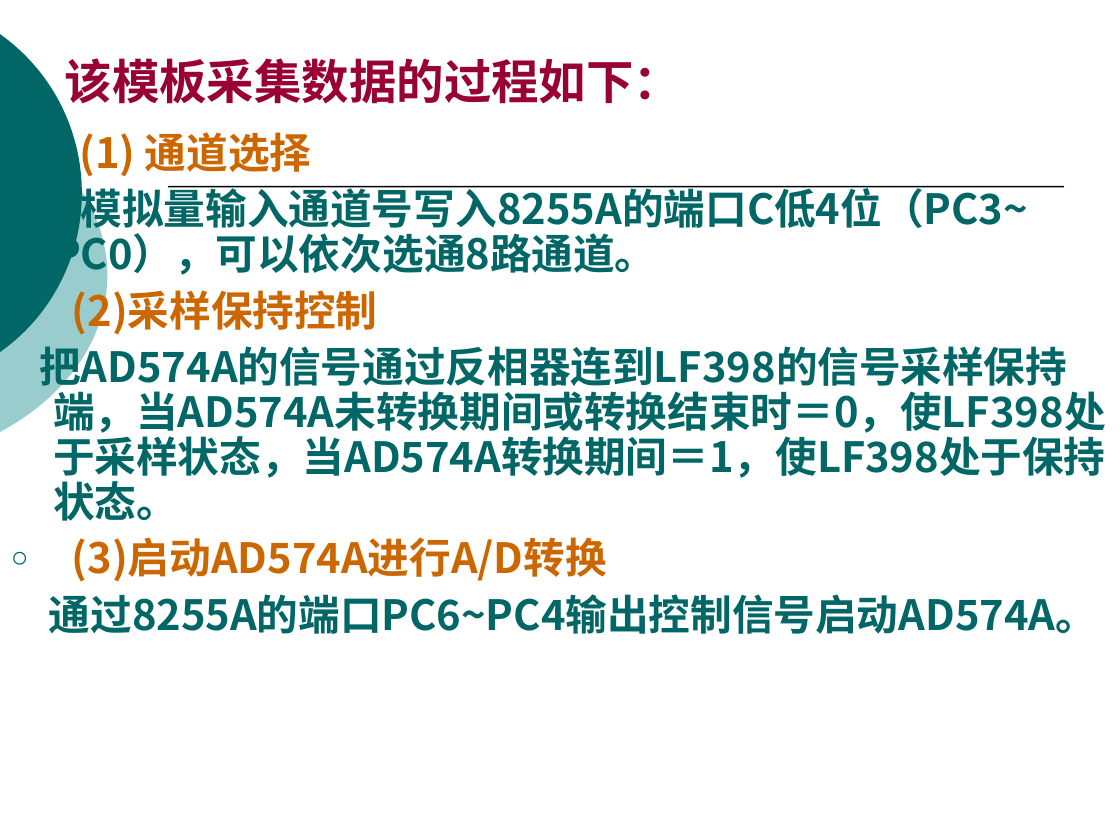
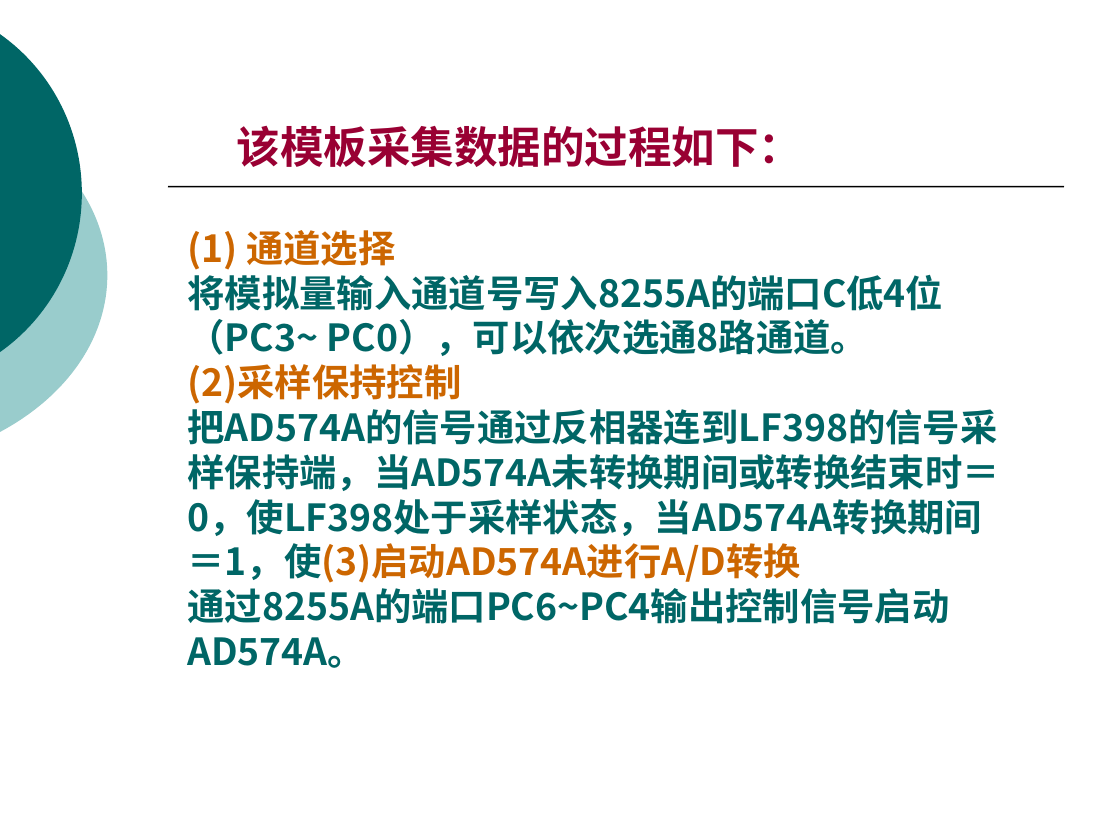
Before and after one commit to origin2007/computer_system, a slide deck: slide 87 of 02模拟输入.ppt (slide 90 before the commit). Drawn at 1120x840 pixels with LibreOffice and Linux fonts; fonts in the diff are those of the drawing. Boxes give left, top, right and bottom in pixels: in the first picture for what was removed or moved away, otherwise in the second. Text is boxed around its words. In the diff, an @@ line names an element or a change of style, - is before the commit and + after.

```diff
--- a/02模拟输入.ppt
+++ b/02模拟输入.ppt
@@ text "该模板采集数据的过程如下：": place and size @@
-text "该模板采集数据的过程如下：" at (39,58,1106,634)
+text "该模板采集数据的过程如下：" at (187,125,1000,668)
@@ text at (187,125,949,668): size 30.5 to 28 pt in "该模板采集数据的过程如下："; size 26.8 to 24 pt in "(1) 通道选择", "将模拟量输入通道号写入8255A的端口C低4位（PC3~ PC0），可以依次选通8路通道。", "(2)采样保持控制", "通过8255A的端口PC6~PC4输出控制信号启动AD574A。"; indent changed; less space between paragraphs; bullet ○ to none; line spacing 0.9 to 1 @@
@@ text at (187,403,1000,583): text changed; size 26.8 to 24 pt @@
-把AD574A的信号通过反相器连到LF398的信号采样保持端，当AD574A未转换期间或转换结束时＝0，使LF398处于采样状态，当AD574A转换期间＝1，使LF398处于保持状态。
-○ (3)启动AD574A进行A/D转换
+把AD574A的信号通过反相器连到LF398的信号采样保持端，当AD574A未转换期间或转换结束时＝0，使LF398处于采样状态，当AD574A转换期间＝1，使(3)启动AD574A进行A/D转换
```
Also in this commit, not shown: 51 other slides changed, 4 slides added, 9 slides removed, 1 other file.
